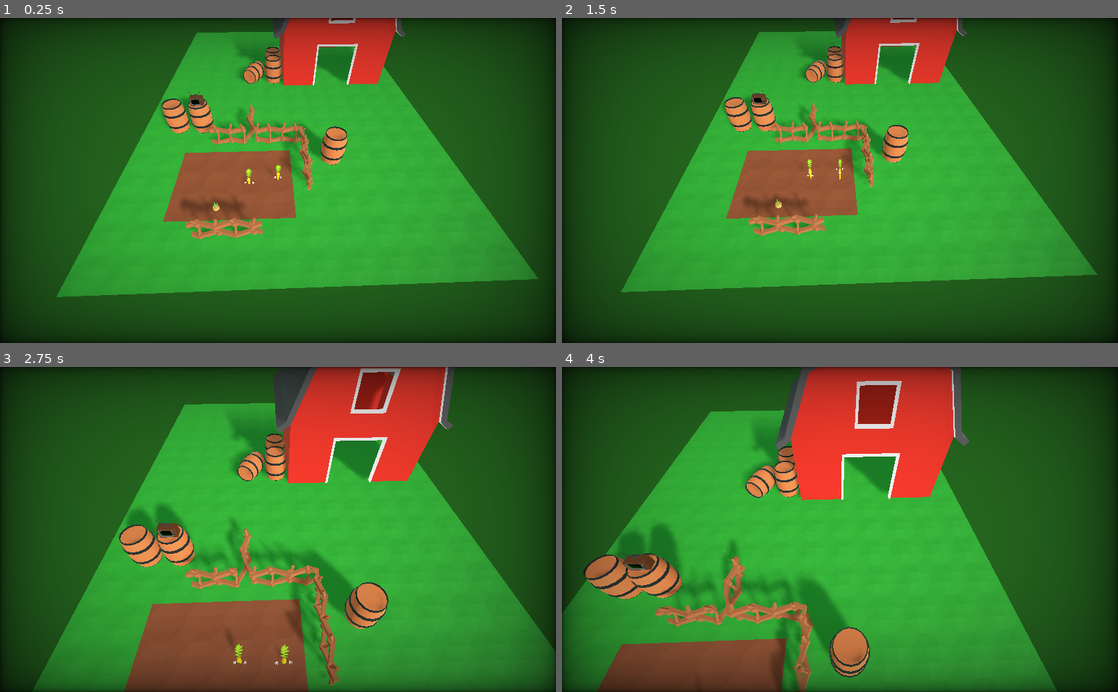
Above: before the commit, frames 1-4 (two rows, left to right).
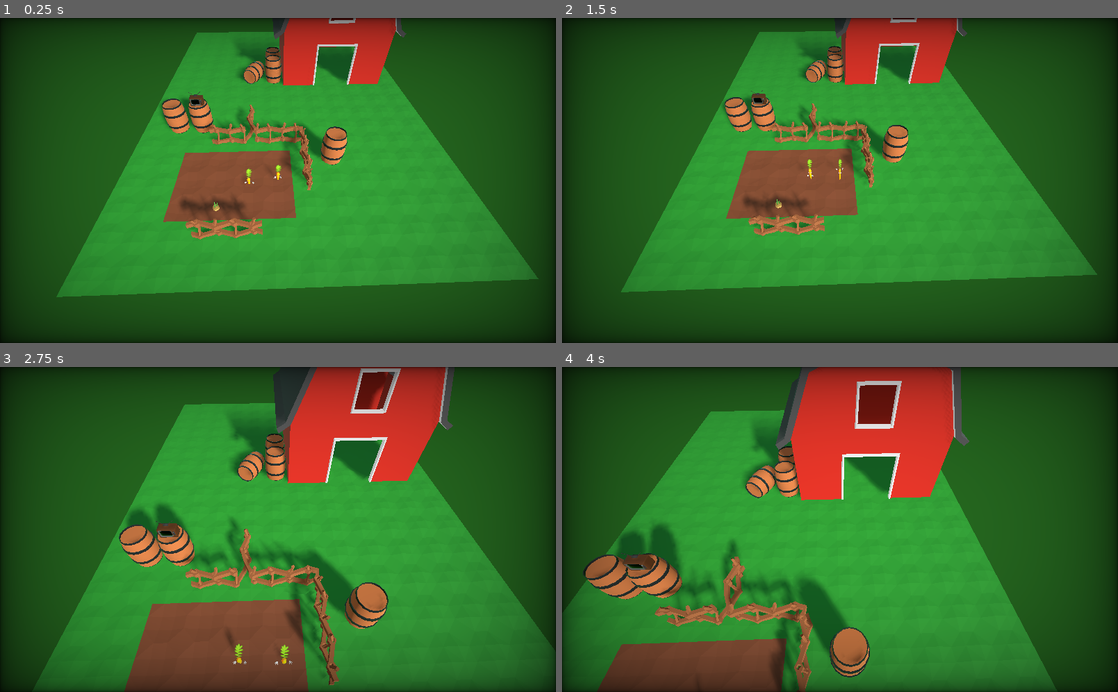
Above: after the commit, the same moments.

Repository: wingedadventurer/gwj-xii
Game: Godot game, scene res://scenes/levels/level_test.tscn
Same seed, same stepped clock (60 frames per second), same inputs: the game is played once before the commit and once after it.
Inputs (mouse positions are in pixels of both pictures, inside the frame that each line leads up to):
- Up to frame 1 (0.25 s): no input
- Up to frame 2 (1.5 s): tap Enter at 0.5 s; move the mouse to (962, 164) at 0.52 s; click (962, 164) at 0.6 s; move the mouse to (728, 196) at 1.27 s; tap Down (camera_move_back) at 1.35 s
- Up to frame 3 (2.75 s): click (166, 545) at 1.55 s; tap Space at 2 s; move the mouse to (333, 458) at 2.02 s; hold Up (camera_move_forward) from 2.03 s (still down); click (333, 458) at 2.3 s
- Up to frame 4 (4 s): move the mouse to (812, 594) at 2.77 s; release Up (camera_move_forward) at 2.78 s; tap Left (camera_move_left) at 2.85 s; click (812, 594) at 3.05 s; move the mouse to (1006, 578) at 3.52 s; hold Right (camera_move_right) from 3.53 s (still down); click (1006, 578) at 3.8 s

The runs differ from the first frame. In frame 1, 1.6% of the frame differs, in the area x 29-73%, y 0-67%; in frame 2, 1.5%; in frame 3, 4.8%, in the area x 23-81%, y 0-96%; in frame 4, 4.6%.

Commit message:
Implement unit movement; lots of other small stuff

Diff:
--- a/godot-project/environments/default_environment.tres
+++ b/godot-project/environments/default_environment.tres
@@ -12,5 +12,4 @@
 background_mode = 2
 background_sky = SubResource( 1 )
 ambient_light_color = Color( 1, 1, 1, 1 )
-ambient_light_energy = 2.0
 ambient_light_sky_contribution = 0.0
--- a/godot-project/project.godot
+++ b/godot-project/project.godot
@@ -9,6 +9,11 @@
 config_version=4
 
 _global_script_classes=[ {
+"base": "Area",
+"class": "class_move_arrow",
+"language": "GDScript",
+"path": "res://scripts/unit_move_arrow.gd"
+}, {
 "base": "Spatial",
 "class": "class_unit",
 "language": "GDScript",
@@ -20,6 +25,7 @@
 "path": "res://scripts/unit_ui.gd"
 } ]
 _global_script_class_icons={
+"class_move_arrow": "",
 "class_unit": "",
 "class_unit_ui": ""
 }
--- a/godot-project/scenes/level.tscn
+++ b/godot-project/scenes/level.tscn
@@ -1,14 +1,24 @@
-[gd_scene load_steps=4 format=2]
+[gd_scene load_steps=5 format=2]
 
 [ext_resource path="res://scripts/level.gd" type="Script" id=1]
 [ext_resource path="res://scenes/ui/vignette_overlay.tscn" type="PackedScene" id=2]
 [ext_resource path="res://scenes/ui/game_ui.tscn" type="PackedScene" id=3]
+[ext_resource path="res://scenes/playable_area.tscn" type="PackedScene" id=4]
 
 [node name="level" type="Spatial"]
 script = ExtResource( 1 )
 __meta__ = {
 "_edit_lock_": true
 }
+
+[node name="canvas_layer" type="CanvasLayer" parent="."]
+editor/display_folded = true
+
+[node name="vignette_overlay" parent="canvas_layer" instance=ExtResource( 2 )]
+
+[node name="game_ui" parent="canvas_layer" instance=ExtResource( 3 )]
+
+[node name="playable_area" parent="." instance=ExtResource( 4 )]
 
 [node name="tiles" type="Spatial" parent="."]
 __meta__ = {
@@ -24,8 +34,4 @@
 
 [node name="props" type="Spatial" parent="."]
 
-[node name="canvas_layer" type="CanvasLayer" parent="."]
-
-[node name="vignette_overlay" parent="canvas_layer" instance=ExtResource( 2 )]
-
-[node name="game_ui" parent="canvas_layer" instance=ExtResource( 3 )]
+[editable path="playable_area"]
--- a/godot-project/scenes/levels/level_test.tscn
+++ b/godot-project/scenes/levels/level_test.tscn
@@ -14,6 +14,15 @@
 
 [node name="level" index="0" instance=ExtResource( 1 )]
 
+[node name="playable_area" parent="." index="1"]
+editor/display_folded = true
+
+[node name="collision_polygon" parent="playable_area" index="0"]
+polygon = PoolVector2Array( -3.44898, -1.43682, 0.47197, -1.43682, 0.483141, 1.45642, -3.44898, 1.46759 )
+
+[node name="tiles" parent="." index="2"]
+editor/display_folded = true
+
 [node name="tile_dirt" parent="tiles" index="0" instance=ExtResource( 2 )]
 
 [node name="tile_dirt_2" parent="tiles" index="1" instance=ExtResource( 2 )]
@@ -663,6 +672,9 @@
 
 [node name="tile_grass_40" parent="tiles" index="216" instance=ExtResource( 3 )]
 transform = Transform( 1, 0, 0, 0, 1, 0, 0, 0, 1, 2, 0, 2 )
+
+[node name="units" parent="." index="3"]
+editor/display_folded = true
 
 [node name="unit_carrot" parent="units" index="0" instance=ExtResource( 4 )]
 
@@ -673,7 +685,7 @@
 [node name="unit_potato" parent="units" index="2" instance=ExtResource( 5 )]
 transform = Transform( 1, 0, 0, 0, 1, 0, 0, 0, 1, -2, 0, 1 )
 
-[node name="lights" parent="." index="2"]
+[node name="lights" parent="." index="4"]
 editor/display_folded = true
 
 [node name="directional_light" type="DirectionalLight" parent="lights" index="0"]
@@ -683,7 +695,7 @@
 shadow_bias = 0.0
 directional_shadow_depth_range = 1
 
-[node name="props" parent="." index="3"]
+[node name="props" parent="." index="5"]
 editor/display_folded = true
 
 [node name="barrel" parent="props" index="0" instance=ExtResource( 6 )]
@@ -733,3 +745,5 @@
 
 [node name="barn" parent="props" index="15" instance=ExtResource( 11 )]
 transform = Transform( 0.5, 0, 0, 0, 0.5, 0, 0, 0, 0.5, 3, 0, -9 )
+
+[editable path="playable_area"]
--- /dev/null
+++ b/godot-project/scenes/playable_area.tscn
@@ -0,0 +1,18 @@
+[gd_scene format=2]
+
+[node name="playable_area" type="Area" groups=[
+"playable_area",
+]]
+input_ray_pickable = false
+monitoring = false
+__meta__ = {
+"_edit_lock_": true
+}
+
+[node name="collision_polygon" type="CollisionPolygon" parent="."]
+transform = Transform( 1, 0, 0, 0, -4.37114e-008, -1, 0, 1, -4.37114e-008, 0, 0, 0 )
+depth = -1.0
+polygon = PoolVector2Array( -0.5, -0.5, 0.5, -0.5, 0.5, 0.5, -0.5, 0.5 )
+__meta__ = {
+"_edit_lock_": true
+}
--- a/godot-project/scenes/ui/unit_ui.tscn
+++ b/godot-project/scenes/ui/unit_ui.tscn
@@ -24,24 +24,36 @@
 
 [node name="p" type="PanelContainer" parent="vb"]
 margin_right = 142.0
-margin_bottom = 160.0
+margin_bottom = 166.0
 
 [node name="vb" type="VBoxContainer" parent="vb/p"]
 margin_left = 7.0
 margin_top = 7.0
 margin_right = 135.0
-margin_bottom = 153.0
+margin_bottom = 159.0
 
-[node name="unit_name" type="Label" parent="vb/p/vb"]
+[node name="hb" type="HBoxContainer" parent="vb/p/vb"]
 margin_right = 128.0
-margin_bottom = 14.0
+margin_bottom = 20.0
+
+[node name="button_close" type="Button" parent="vb/p/vb/hb"]
+margin_right = 20.0
+margin_bottom = 20.0
+text = "X"
+
+[node name="unit_name" type="Label" parent="vb/p/vb/hb"]
+margin_left = 24.0
+margin_top = 3.0
+margin_right = 128.0
+margin_bottom = 17.0
+size_flags_horizontal = 3
 text = "Carrot"
 align = 1
 
 [node name="unit_background" type="ColorRect" parent="vb/p/vb"]
-margin_top = 18.0
+margin_top = 24.0
 margin_right = 128.0
-margin_bottom = 146.0
+margin_bottom = 152.0
 rect_min_size = Vector2( 128, 128 )
 color = Color( 0.454902, 0.329412, 0.160784, 1 )
 
@@ -56,9 +68,9 @@
 expand = true
 
 [node name="p_2" type="PanelContainer" parent="vb"]
-margin_top = 168.0
+margin_top = 174.0
 margin_right = 142.0
-margin_bottom = 304.0
+margin_bottom = 310.0
 
 [node name="vb" type="VBoxContainer" parent="vb/p_2"]
 margin_left = 7.0
@@ -100,6 +112,7 @@
 margin_right = 128.0
 margin_bottom = 92.0
 text = "Fire Signal"
+[connection signal="pressed" from="vb/p/vb/hb/button_close" to="." method="_on_button_close_pressed"]
 [connection signal="pressed" from="vb/p_2/vb/vb/button_move" to="." method="_on_button_move_pressed"]
 [connection signal="pressed" from="vb/p_2/vb/vb/button_bury" to="." method="_on_button_bury_pressed"]
 [connection signal="pressed" from="vb/p_2/vb/vb/button_unbury" to="." method="_on_button_unbury_pressed"]
--- a/godot-project/scenes/unit.tscn
+++ b/godot-project/scenes/unit.tscn
@@ -18,8 +18,9 @@
 ]]
 script = ExtResource( 1 )
 
-[node name="mouse_detect_area" type="Area" parent="."]
-editor/display_folded = true
+[node name="mouse_detect_area" type="Area" parent="." groups=[
+"move_blocker",
+]]
 
 [node name="collision_shape" type="CollisionShape" parent="mouse_detect_area"]
 transform = Transform( 1, 0, 0, 0, 1, 0, 0, 0, 1, 0, 0.1, 0 )
@@ -35,7 +36,7 @@
 
 [node name="sfx_select" type="AudioStreamPlayer" parent="."]
 stream = ExtResource( 4 )
-volume_db = -15.0
+volume_db = -10.0
 
 [node name="sfx_bury" type="AudioStreamPlayer3D" parent="."]
 visible = false
@@ -47,7 +48,7 @@
 stream = ExtResource( 6 )
 unit_size = 3.0
 
-[node name="move_ positions" type="Spatial" parent="."]
+[node name="move_positions" type="Spatial" parent="."]
 __meta__ = {
 "_edit_lock_": true
 }
--- a/godot-project/scenes/unit_move_arrow.tscn
+++ b/godot-project/scenes/unit_move_arrow.tscn
@@ -1,16 +1,56 @@
-[gd_scene load_steps=3 format=2]
+[gd_scene load_steps=8 format=2]
 
-[ext_resource path="res://textures/unit_move_arrow.png" type="Texture" id=1]
+[ext_resource path="res://scripts/unit_move_arrow.gd" type="Script" id=1]
 
 [sub_resource type="BoxShape" id=1]
-extents = Vector3( 0.6, 0.1, 0.6 )
+extents = Vector3( 0.3, 0.1, 0.3 )
+
+[sub_resource type="CylinderMesh" id=2]
+top_radius = 0.2
+bottom_radius = 0.001
+height = 0.4
+radial_segments = 4
+
+[sub_resource type="SpatialMaterial" id=4]
+albedo_color = Color( 0.878431, 0.905882, 0.0901961, 1 )
+
+[sub_resource type="CubeMesh" id=3]
+size = Vector3( 0.15, 0.4, 0.15 )
+
+[sub_resource type="SpatialMaterial" id=5]
+albedo_color = Color( 0.878431, 0.905882, 0.0901961, 1 )
+
+[sub_resource type="BoxShape" id=6]
+extents = Vector3( 0.1, 1, 0.1 )
 
 [node name="unit_move_arrow" type="Area"]
-
-[node name="sprite" type="Sprite3D" parent="."]
-transform = Transform( 0.3, 0, 0, 0, -1.31134e-008, 1, 0, -0.3, -4.37114e-008, 0, 0.05, 0 )
-modulate = Color( 0.964706, 0.937255, 0.0901961, 1 )
-texture = ExtResource( 1 )
+monitorable = false
+script = ExtResource( 1 )
 
 [node name="collision_shape" type="CollisionShape" parent="."]
 shape = SubResource( 1 )
+
+[node name="mesh" type="Spatial" parent="."]
+editor/display_folded = true
+transform = Transform( 0.5, 0, 0, 0, 0.5, 0, 0, 0, 0.5, 0, 0, 0 )
+
+[node name="tip" type="MeshInstance" parent="mesh"]
+transform = Transform( 1, 0, 0, 0, 1, 0, 0, 0, 1, 0, 0.19892, 0 )
+mesh = SubResource( 2 )
+material/0 = SubResource( 4 )
+
+[node name="stem" type="MeshInstance" parent="mesh"]
+transform = Transform( 0.707107, 0, 0.707107, 0, 1, 0, -0.707107, 0, 0.707107, 0, 0.590167, 0 )
+mesh = SubResource( 3 )
+material/0 = SubResource( 5 )
+
+[node name="free_check_area" type="Area" parent="."]
+editor/display_folded = true
+input_ray_pickable = false
+monitorable = false
+
+[node name="collision_shape" type="CollisionShape" parent="free_check_area"]
+visible = false
+shape = SubResource( 6 )
+[connection signal="mouse_entered" from="." to="." method="_on_unit_move_arrow_mouse_entered"]
+[connection signal="mouse_exited" from="." to="." method="_on_unit_move_arrow_mouse_exited"]
--- a/godot-project/scenes/units/unit_carrot.tscn
+++ b/godot-project/scenes/units/unit_carrot.tscn
@@ -1,10 +1,27 @@
-[gd_scene load_steps=4 format=2]
+[gd_scene load_steps=5 format=2]
 
 [ext_resource path="res://scenes/unit.tscn" type="PackedScene" id=1]
 [ext_resource path="res://scripts/units/unit_carrot.gd" type="Script" id=2]
-[ext_resource path="res://models/units/carrot.tscn" type="PackedScene" id=3]
+[ext_resource path="res://scenes/unit_move_arrow.tscn" type="PackedScene" id=3]
+[ext_resource path="res://models/units/carrot.tscn" type="PackedScene" id=4]
 
-[node name="unit_carrot" instance=ExtResource( 1 )]
+[node name="unit_carrot" index="0" instance=ExtResource( 1 )]
 script = ExtResource( 2 )
 
-[node name="model" parent="." index="6" instance=ExtResource( 3 )]
+[node name="unit_move_arrow" parent="move_positions" index="0" instance=ExtResource( 3 )]
+transform = Transform( 1, 0, 0, 0, 1, 0, 0, 0, 1, 0, 0, -1 )
+visible = false
+
+[node name="unit_move_arrow_2" parent="move_positions" index="1" instance=ExtResource( 3 )]
+transform = Transform( 1, 0, 0, 0, 1, 0, 0, 0, 1, 0, 0, 1 )
+visible = false
+
+[node name="unit_move_arrow_3" parent="move_positions" index="2" instance=ExtResource( 3 )]
+transform = Transform( 1, 0, 0, 0, 1, 0, 0, 0, 1, 1, 0, 0 )
+visible = false
+
+[node name="unit_move_arrow_4" parent="move_positions" index="3" instance=ExtResource( 3 )]
+transform = Transform( 1, 0, 0, 0, 1, 0, 0, 0, 1, -1, 0, 0 )
+visible = false
+
+[node name="model" parent="." index="6" instance=ExtResource( 4 )]
--- a/godot-project/scripts/unit.gd
+++ b/godot-project/scripts/unit.gd
@@ -19,19 +19,21 @@
 		if buried: bury()
 		else: unbury()
 
-		if $model/animation_player:
+		if get_node_or_null("model/animation_player"):
 			$model/animation_player.set_blend_time("Rise", "Idle", 0.2)
 
-func _physics_process(delta : float) -> void:
-	if Engine.editor_hint:
-		pass
-	else:
-		if Input.is_action_just_pressed("select"):
-			if highlighted:
-				if not selected:
-					select()
-					for unit_ui in get_tree().get_nodes_in_group("unit_ui"):
-						unit_ui.display_unit(self)
+		hide_move_arrows()
+
+		for move_arrow in $move_positions.get_children():
+			move_arrow.connect("selected", self, "_on_move_arrow_selected")
+
+func _unhandled_input(event) -> void:
+	if event is InputEventMouseButton and event.button_index == BUTTON_LEFT and event.pressed == true and highlighted:
+		get_tree().set_input_as_handled()
+		if not selected:
+			select()
+			for unit_ui in get_tree().get_nodes_in_group("unit_ui"):
+				unit_ui.display_unit(self)
 
 func set_selectable(value : bool) -> void:
 	selectable = value
@@ -41,7 +43,8 @@
 
 	$select_highlight.set_rotate(value)
 	$select_highlight.visible = value
-	$sfx_select.play()
+	if value == true: $sfx_select.play()
+	hide_move_arrows()
 
 func set_highlighted(value : bool) -> void:
 	highlighted = value
@@ -70,13 +73,31 @@
 
 func bury() -> void:
 	buried = true
-	if $model/animation_player:
+	if get_node_or_null("model/animation_player"):
 		$model/animation_player.play("Bury")
 	$sfx_bury.play()
+	hide_move_arrows()
 
 func unbury() -> void:
 	buried = false
-	if $model/animation_player:
+	if get_node_or_null("model/animation_player"):
 		$model/animation_player.play("Rise")
 		$model/animation_player.queue("Idle")
 	$sfx_unbury.play(0.0)
+
+func show_move_arrows() -> void:
+	for node in $move_positions.get_children():
+		node.show_if_free()
+
+func hide_move_arrows() -> void:
+	for node in $move_positions.get_children():
+		node.visible = false
+
+func _on_move_arrow_selected(move_arrow : class_move_arrow) -> void:
+	move(move_arrow.global_transform.origin)
+	for unit_ui in get_tree().get_nodes_in_group("unit_ui"):
+		unit_ui.enable_appropriate_actions()
+	deselect()
+
+func move(new_global_origin : Vector3) -> void:
+	global_transform.origin = new_global_origin
--- /dev/null
+++ b/godot-project/scripts/unit_move_arrow.gd
@@ -0,0 +1,31 @@
+extends Area
+class_name class_move_arrow
+
+signal selected(move_arrow)
+
+var highlighted := false setget set_highlighted
+
+func _unhandled_input(event) -> void:
+	if event is InputEventMouseButton and event.button_index == BUTTON_LEFT and event.pressed == true and highlighted:
+		emit_signal("selected", self)
+		get_tree().set_input_as_handled()
+
+func set_highlighted(value : bool) -> void:
+	highlighted = value
+
+func _on_unit_move_arrow_mouse_entered() -> void:
+	set_highlighted(true)
+
+func _on_unit_move_arrow_mouse_exited() -> void:
+	set_highlighted(false)
+
+func show_if_free() -> void:
+	var is_in_playable_area := false
+
+	for area in $free_check_area.get_overlapping_areas():
+		if area.is_in_group("move_blocker"):
+			return
+		if area.is_in_group("playable_area"):
+			is_in_playable_area = true
+
+	if is_in_playable_area: show()
--- a/godot-project/scripts/unit_ui.gd
+++ b/godot-project/scripts/unit_ui.gd
@@ -1,7 +1,7 @@
 extends Control
 class_name class_unit_ui
 
-onready var unit_name = $vb/p/vb/unit_name
+onready var unit_name = $vb/p/vb/hb/unit_name
 onready var unit_profile = $vb/p/vb/unit_background/unit_profile
 onready var button_move = $vb/p_2/vb/vb/button_move
 onready var button_bury = $vb/p_2/vb/vb/button_bury
@@ -46,11 +46,16 @@
 func enable_appropriate_actions() -> void:
 	disable_all_actions()
 	if selected_unit:
+		# enable bury/unbury
 		if selected_unit.buried: button_unbury.disabled = false
 		else: button_bury.disabled = false
 
+		# enable move
+		if not selected_unit.buried:
+			button_move.disabled = false
+
 func _on_button_move_pressed() -> void:
-	pass # Replace with function body.
+	selected_unit.show_move_arrows()
 
 func _on_button_bury_pressed() -> void:
 	if selected_unit:
@@ -61,3 +66,8 @@
 	if selected_unit:
 		selected_unit.unbury()
 		enable_appropriate_actions()
+
+func _on_button_close_pressed() -> void:
+	if selected_unit:
+		selected_unit.deselect()
+	hide()
Binary file removed: godot-project/textures/unit_move_arrow.png
Not shown, removed: godot-project/textures/unit_move_arrow.png.import
